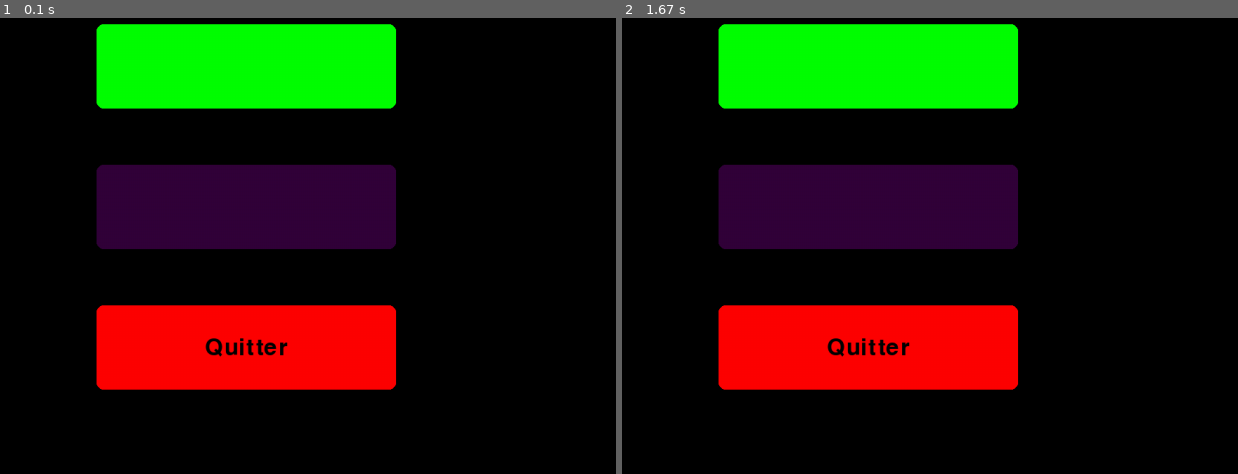
Above: before the commit, frames 1-2 (left to right).
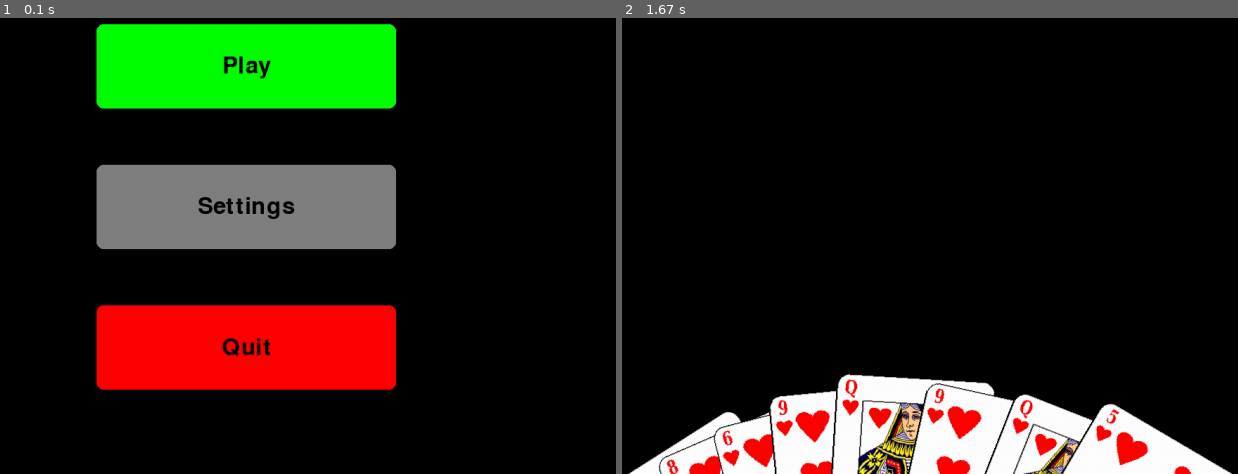
Above: after the commit, the same moments.

Repository: schaman1/P_Marko
Game: pygame game, started from game/main.py
Two runs of this game, one before a commit and one after it. Both use one fixed random seed, a clock stepped at 60 frames per second and the inputs below.
Inputs (mouse positions are in pixels of both pictures, inside the frame that each line leads up to):
- Up to frame 1 (0.1 s): no input
- Up to frame 2 (1.67 s): click (868, 68) at 0.38 s, where only the run after the commit has a clickable "Play"

The runs differ from the first frame. In frame 1, 9.5% of the frame differs, in the area x 15-65%, y 8-75%; in frame 2, 40%, in the area x 0-100%, y 1-100%.

Commit message:
Created card system + display

Diff:
--- /dev/null
+++ b/game/C_card.py
@@ -0,0 +1,12 @@
+import pygame
+
+class Card:
+    def __init__(self,power,color):
+        self.cardName = f"{color}{power}"
+        self.power = power
+        self.color = color
+
+        # Load the image
+        self.image = pygame.image.load(f"assets/cards/{self.cardName}.png").convert_alpha()
+
+        self.rect = self.image.get_rect()  # Get the rectangle of the image for positioning
--- a/game/C_game.py
+++ b/game/C_game.py
@@ -1,5 +1,7 @@
 import pygame
 from etat import State
+from C_inGame import InGame
+from C_card import Card
 
 class Game:
     def __init__(self):
@@ -15,7 +17,16 @@
         self.fpsClock = pygame.time.Clock()
         self.dt = 0 # Delta time between frames = devra faire *dt pour les mouvements
 
-        self.state = State(self.screen,self.screenSize,self.font)
+        self.cards = [] #liste des cartes en jeu
+        for i in range (1,14):
+            self.cards.append(Card(i,"C"))
+            self.cards.append(Card(i,"C")) #mettre K
+            self.cards.append(Card(i,"C")) #T
+            self.cards.append(Card(i,"C")) #P
+
+        self.Game = InGame(self.screen,self.screenSize,self.font,self.cards)
+
+        self.state = State(self.screen,self.screenSize,self.font,self.Game)
         self.mod = "menu" #menu/reglage/game
 
     def run(self):
@@ -29,8 +40,11 @@
                 if event.type == pygame.MOUSEBUTTONDOWN:
                     if self.mod == "menu":
                         if self.state.play.collidepoint(event.pos):
-                            print("Play button clicked")
-                        elif self.state.parametre.collidepoint(event.pos):
+                            #("Play button clicked")
+                            self.Game.createHand()#initialise the hand of the player
+
+                            self.mod = "game"
+                        elif self.state.settings.collidepoint(event.pos):
                             print("Parametre button clicked")
                         elif self.state.quit.collidepoint(event.pos):
                             #("Quit button clicked")
--- /dev/null
+++ b/game/C_inGame.py
@@ -0,0 +1,35 @@
+import pygame
+from random import shuffle
+
+class InGame:
+
+    def __init__(self,screen,screenSize,font,deck):
+        self.screen = screen
+        self.Size = screenSize
+        self.font = font
+        self.deckSize = 8
+
+        self.deck = deck
+        self.availableCards = self.deck  # Cartes disponibles dans le jeu
+        self.playerHand = []  # Cartes en main du joueur
+
+    def createHand(self):
+        """Create the hand of the player"""
+        shuffle(self.availableCards)
+
+        for i in range(self.deckSize):
+
+            card = self.availableCards.pop()  # Retire une carte du deck
+
+            card.image = pygame.transform.rotate(card.image, 32.5 - i*9)  # Applique une rotation à la carte pour l'effet d'éventail
+
+            self.playerHand.append(card)  # Ajoute la carte à la main du joueur avec son index
+
+    def drawPlayerHand(self):
+        """Affiche les cartes du player"""
+
+        for idx, card in enumerate(self.playerHand):
+            self.screen.blit(card.image,(self.Size[0]*(0.20 + idx/(self.deckSize*2)), (self.Size[1]*0.8 - self.Size[1]*(-abs(4-idx))/60)))  # Affiche la carte à la position calculée
+
+    def drawAll(self):
+        self.drawPlayerHand()
--- a/game/etat.py
+++ b/game/etat.py
@@ -3,31 +3,38 @@
 
 class State:
 
-    def __init__(self,screen,screenSize,font):
+    def __init__(self,screen,screenSize,font,Game):
         self.screen = screen
         self.Size = screenSize
         self.font = font
+        self.Game = Game
 
         self.play = pygame.Rect(self.Size[0]/3, 2*self.Size[1]/18, self.Size[0]/3, self.Size[1]/6)
-        self.parametre = pygame.Rect(self.Size[0]/3, 7*self.Size[1]/18, self.Size[0]/3, self.Size[1]/6)
+        self.settings = pygame.Rect(self.Size[0]/3, 7*self.Size[1]/18, self.Size[0]/3, self.Size[1]/6)
         self.quit = pygame.Rect(self.Size[0]/3, 12*self.Size[1]/18, self.Size[0]/3, self.Size[1]/6)
 
-
+        #dic boutton menu : 1= rect, 2=couleur, 3=texte
+        self.dicMenu = {"play": (self.play,color["GREEN"],"Play"),
+                        "settings": (self.settings,color["GREY"],"Settings"),
+                        "quit": (self.quit,color["RED"],"Quit")}
 
     def a_state(self,state):
 
         if state == "menu":
 
-
-
-            pygame.draw.rect(self.screen, (0, 255, 0), self.play, border_radius=10)
-            pygame.draw.rect(self.screen, (50, 0, 58), self.parametre, border_radius=10)
-            pygame.draw.rect(self.screen, (255, 0, 0), self.quit, border_radius=10)
+            for rect in self.dicMenu.values():
+                pygame.draw.rect(self.screen,rect[1],rect[0],border_radius=10)
 
             # Centrer le texte dans le rectangle
-            text = self.font.render("Quitter", True, color["BLACK"])  # True = anti-aliasing
-            text_rect = text.get_rect(center=self.quit.center)
-            self.screen.blit(text, text_rect)
+                text = self.font.render(rect[2], True, color["BLACK"])  # True = anti-aliasing
+                text_rect = text.get_rect(center=rect[0].center)
+                self.screen.blit(text, text_rect)
+
+        elif state == "game":
+
+            #inGame_PostFase to do (choose skin, map, etc)
+            self.screen.fill(color["BLACK"])
+            self.Game.drawAll()
 
         else :
             pass
--- a/game/texture.py
+++ b/game/texture.py
@@ -1,2 +1,6 @@
 color = {"WHITE": (255, 255, 255),
-         "BLACK": (0, 0, 0),}
+         "GREY": (128, 128, 128),
+         "BLACK": (0, 0, 0),
+         "RED": (255, 0, 0),
+         "GREEN": (0, 255, 0),
+         "BLUE": (0, 0, 255),}
Renamed: images/2_coeur.jpg -> game/assets/2_coeur.jpg
Binary file added: game/assets/cards/C1.png
Binary file added: game/assets/cards/C10.png
Binary file added: game/assets/cards/C11.png
Binary file added: game/assets/cards/C12.png
Binary file added: game/assets/cards/C13.png
Binary file added: game/assets/cards/C2.png
Binary file added: game/assets/cards/C3.png
Binary file added: game/assets/cards/C4.png
Binary file added: game/assets/cards/C5.png
Binary file added: game/assets/cards/C6.png
Binary file added: game/assets/cards/C7.png
(and 3 more such lines)
